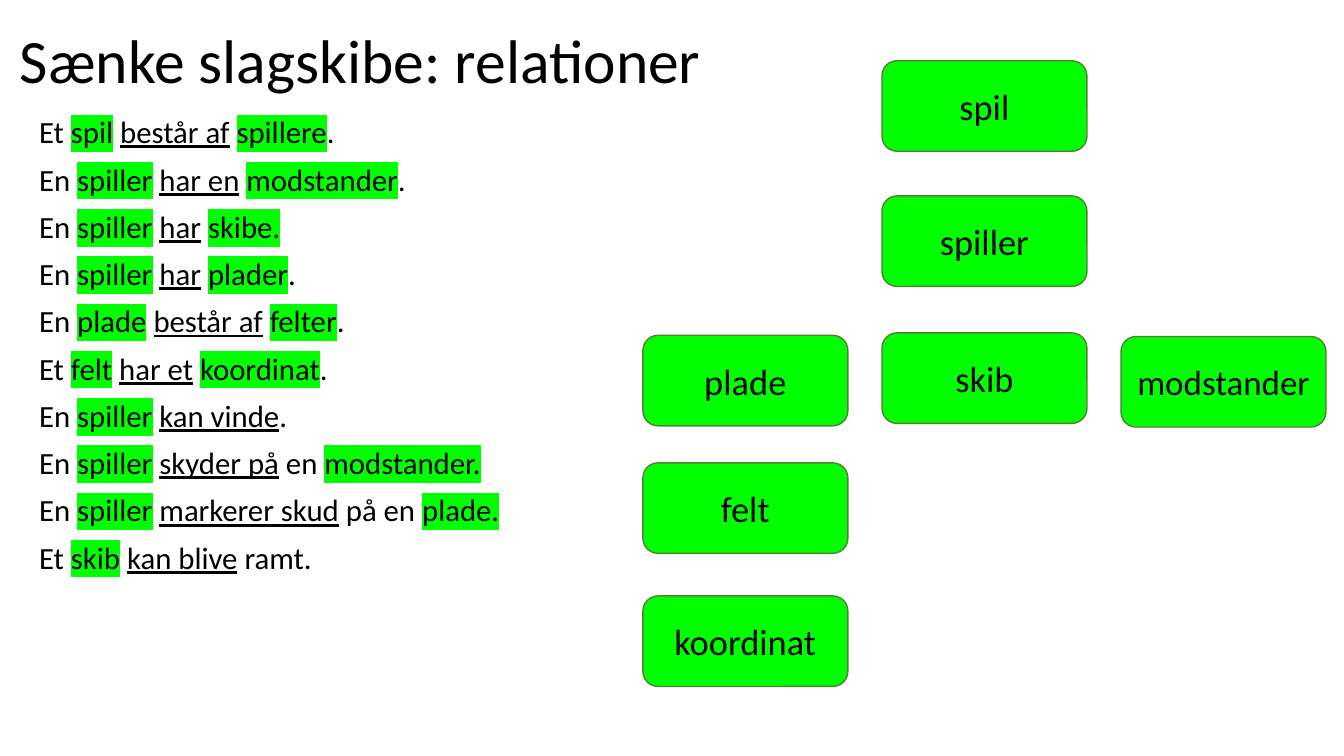
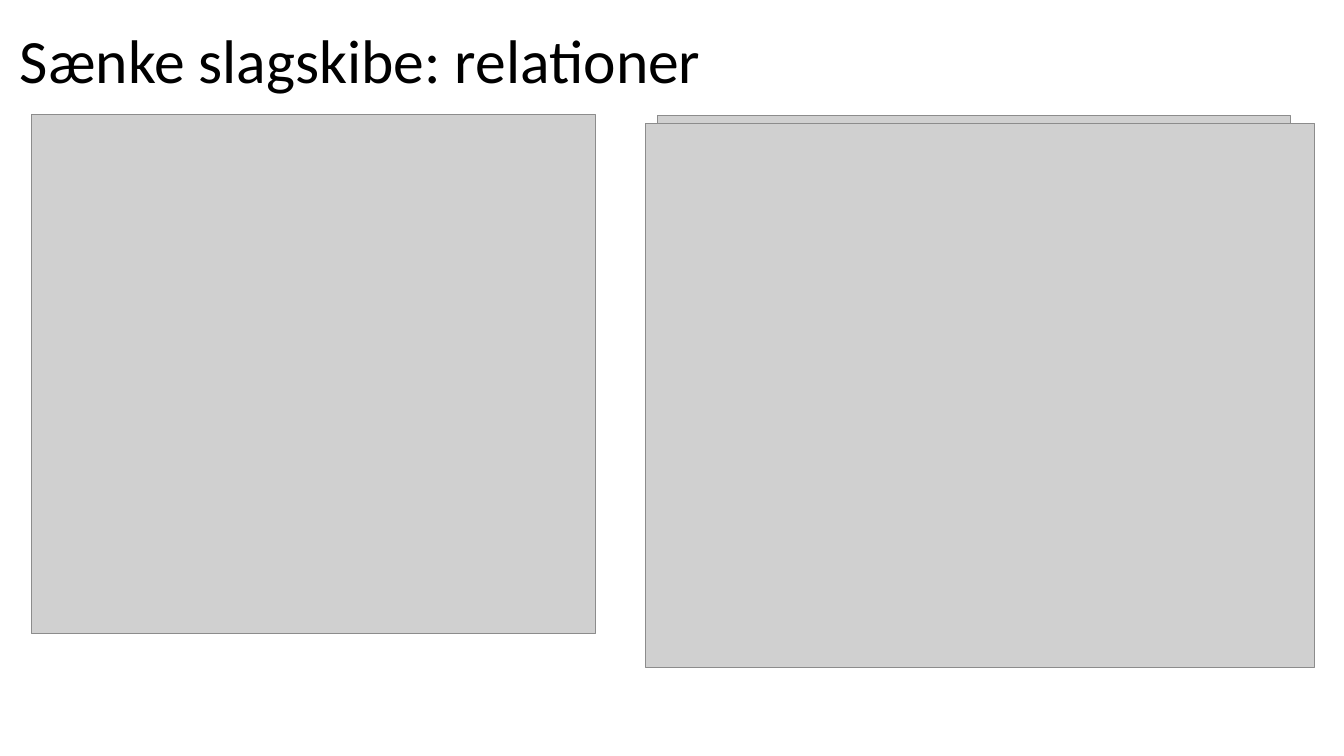
Before and after one commit to fisterloegsovs/pop22, a slide deck: slide 13 of lectures/13.1-3/lecture13.1.pptx (slide 9 before the commit). Drawn at 1344x756 pixels with LibreOffice and Linux fonts; fonts in the diff are those of the drawing; grey boxes stand for pictures. Boxes give left, top, right and bottom in pixels: in the first picture for what was removed or moved away, otherwise in the second. Text is boxed around its words. In the diff, an @@ line names an element or a change of style, - is before the commit and + after.

Commit message:
lecture 13.1 ready

```diff
--- a/lectures/13.1-3/lecture13.1.pptx
+++ b/lectures/13.1-3/lecture13.1.pptx
@@ rounded rectangle removed at (882,60,1087,151) @@
-spil
@@ picture added at (31,115,596,634) @@
@@ text removed at (39,118,499,574) @@
-Et spil består af spillere.
-En spiller har en modstander.
-En spiller har skibe.
-En spiller har plader.
-En plade består af felter.
-Et felt har et koordinat.
-En spiller kan vinde.
-En spiller skyder på en modstander.
-En spiller markerer skud på en plade.
-Et skib kan blive ramt.
@@ picture added at (658,115,1292,656) @@
@@ picture added at (645,123,1316,667) @@
@@ rounded rectangle removed at (882,196,1087,286) @@
-spiller
@@ rounded rectangle removed at (643,336,848,426) @@
-plade
@@ rounded rectangle removed at (882,333,1087,423) @@
-skib
@@ rounded rectangle removed at (1121,337,1326,427) @@
-modstander
@@ rounded rectangle removed at (643,463,848,554) @@
-felt
@@ rounded rectangle removed at (643,596,848,687) @@
-koordinat
```
Also in this commit, not shown: 2 other slides changed, 4 slides added, 1 slide removed, 7 other files.
